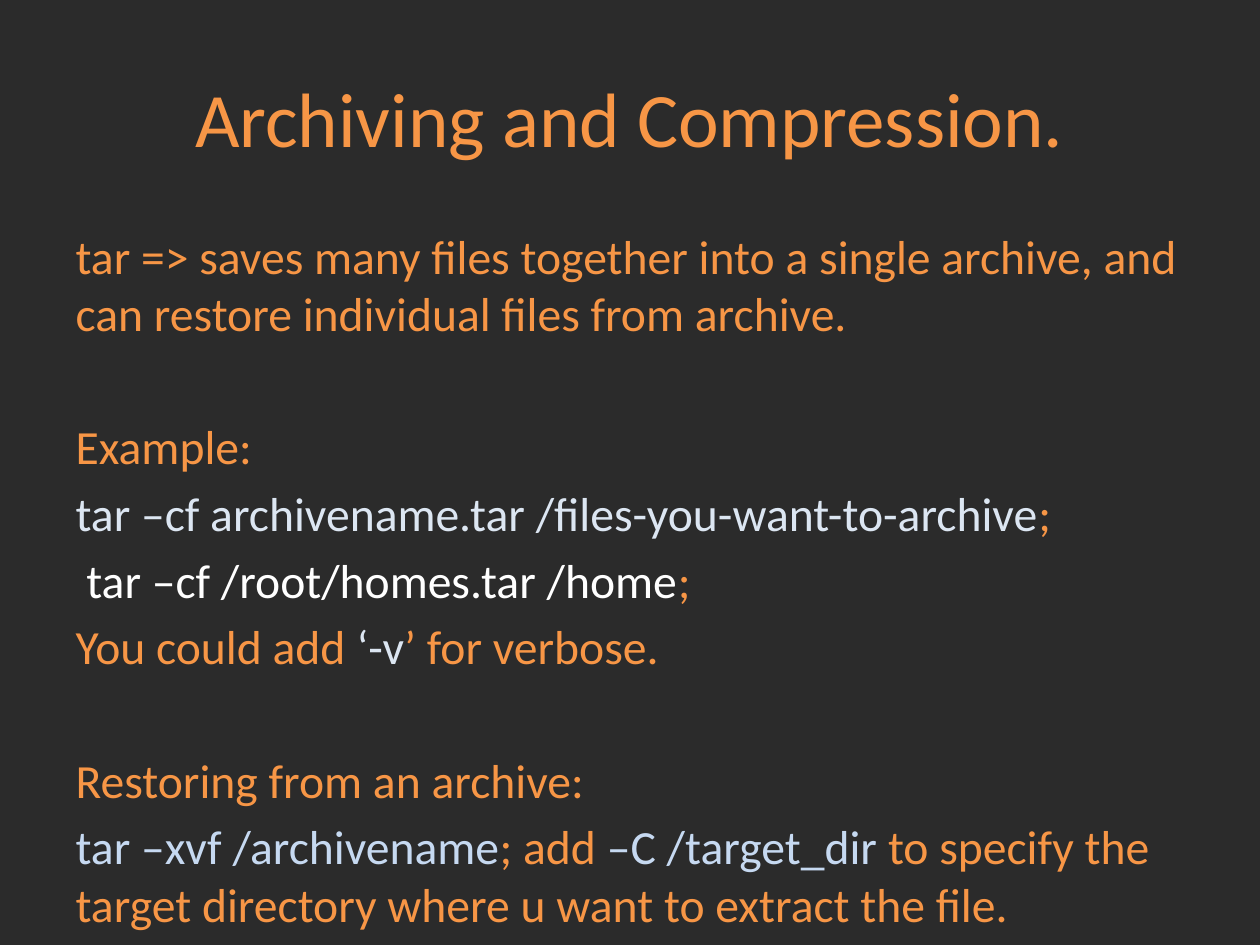
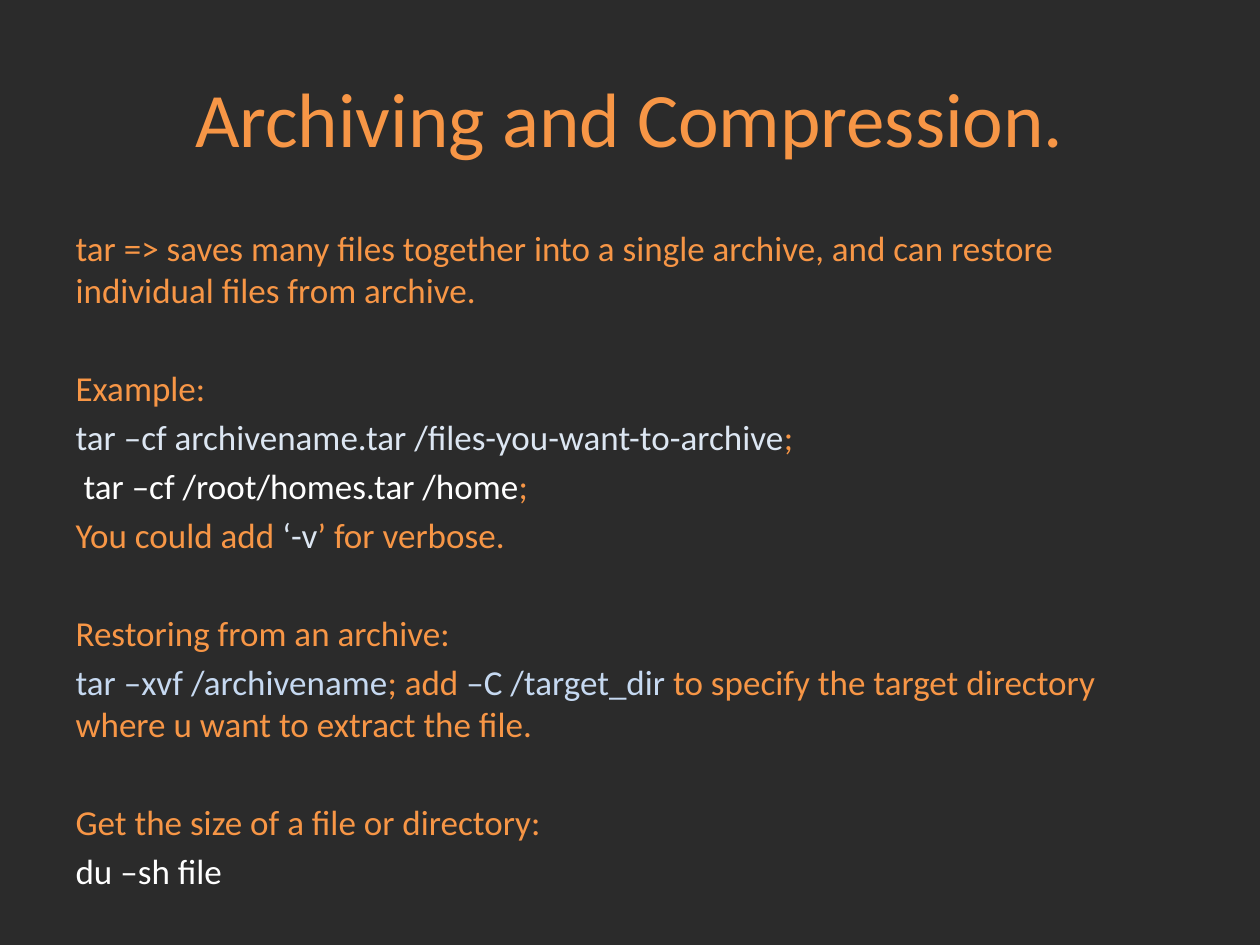
Before and after one commit to Academy-Soft-Intellect/Linux-Course, a slide deck: slide 13 of 03.FileSystem/03-FileSystem.pptx. Drawn at 1260x945 pixels with LibreOffice and Linux fonts; fonts in the diff are those of the drawing; background and template pictures are left out; a plain dark background stands for a picture behind light text. Boxes give left, top, right and bottom in pixels: in the first picture for what was removed or moved away, otherwise in the second. Text is boxed around its words. In the diff, an @@ line names an element or a change of style, - is before the commit and + after.

```diff
--- a/03.FileSystem/03-FileSystem.pptx
+++ b/03.FileSystem/03-FileSystem.pptx
@@ text at [76, 236, 1095, 738]: size 27.2 to 20 pt in "tar => saves many files together into ...", "Example:", "tar –cf archivename.tar /files-you-want-to-archive;", "tar –cf /root/homes.tar /home;" and 3 more places; less space between paragraphs @@
@@ text at [76, 810, 540, 841]: paragraphs added @@
+Get the size of a file or directory:
+du –sh file
```
Also in this commit, not shown: 3 other slides changed, 1 other file.
